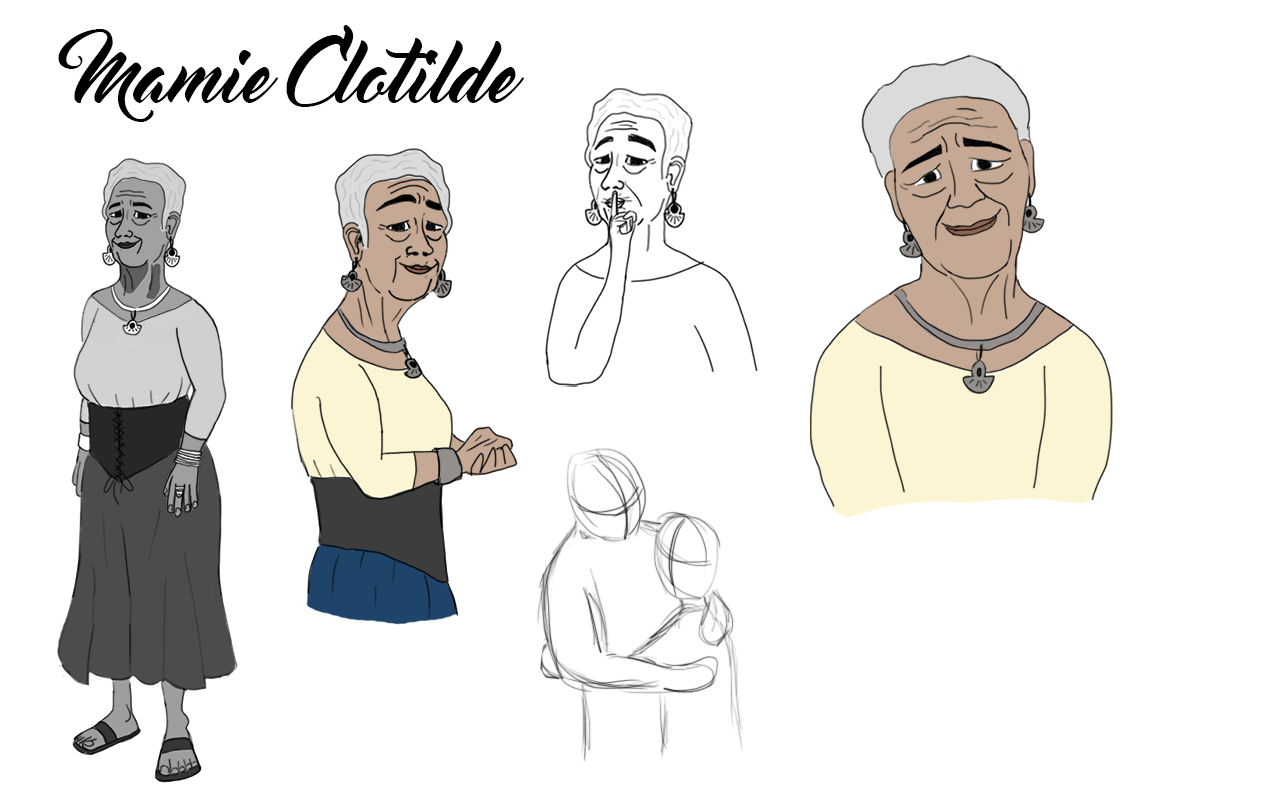
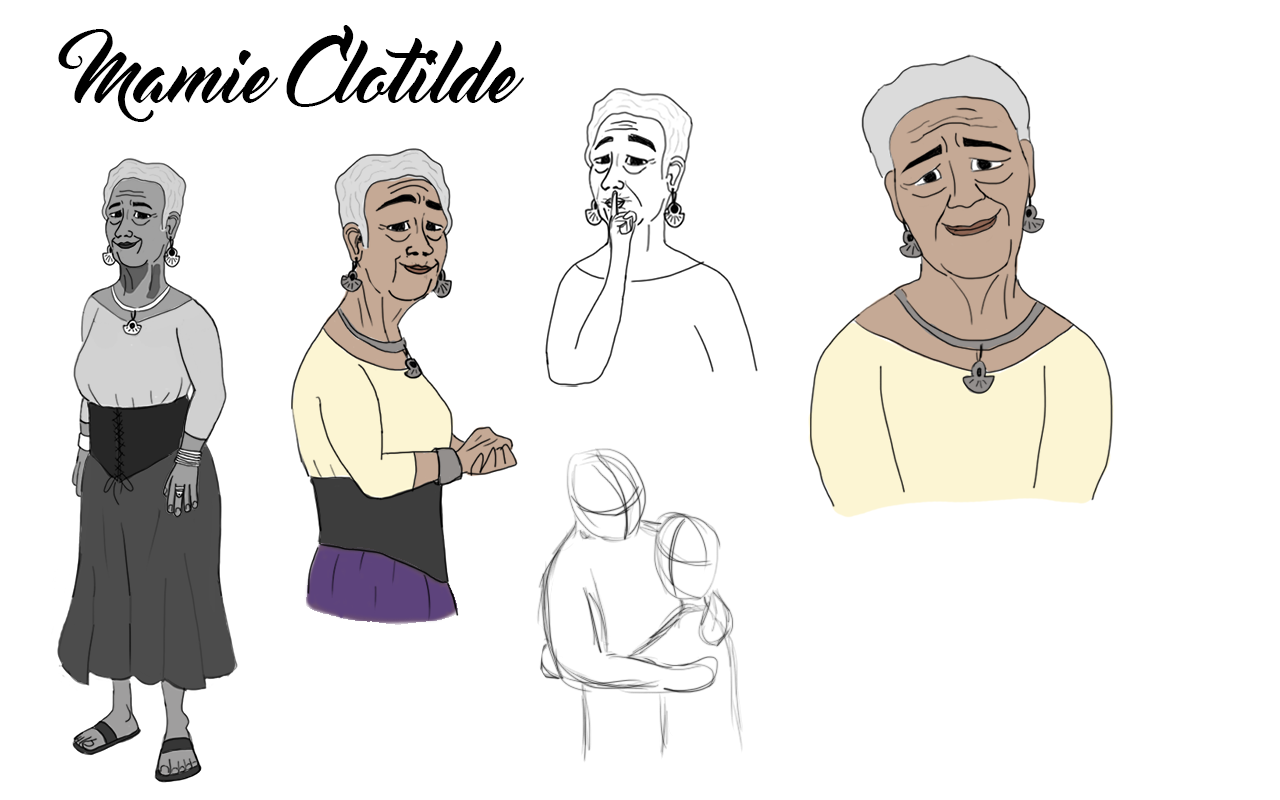
Layer changes from the first 1280×800 image to the second:
painted on "couleurs_02" over 304, 543, 458, 625
